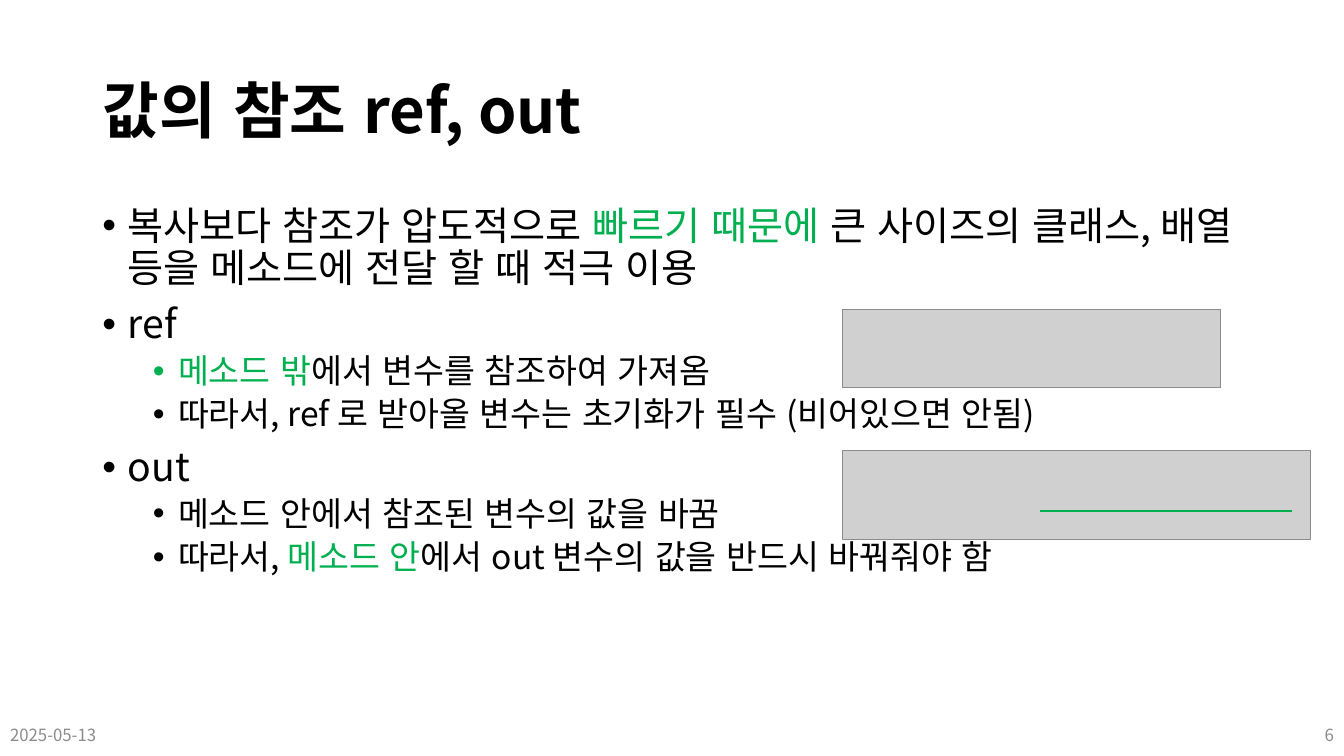
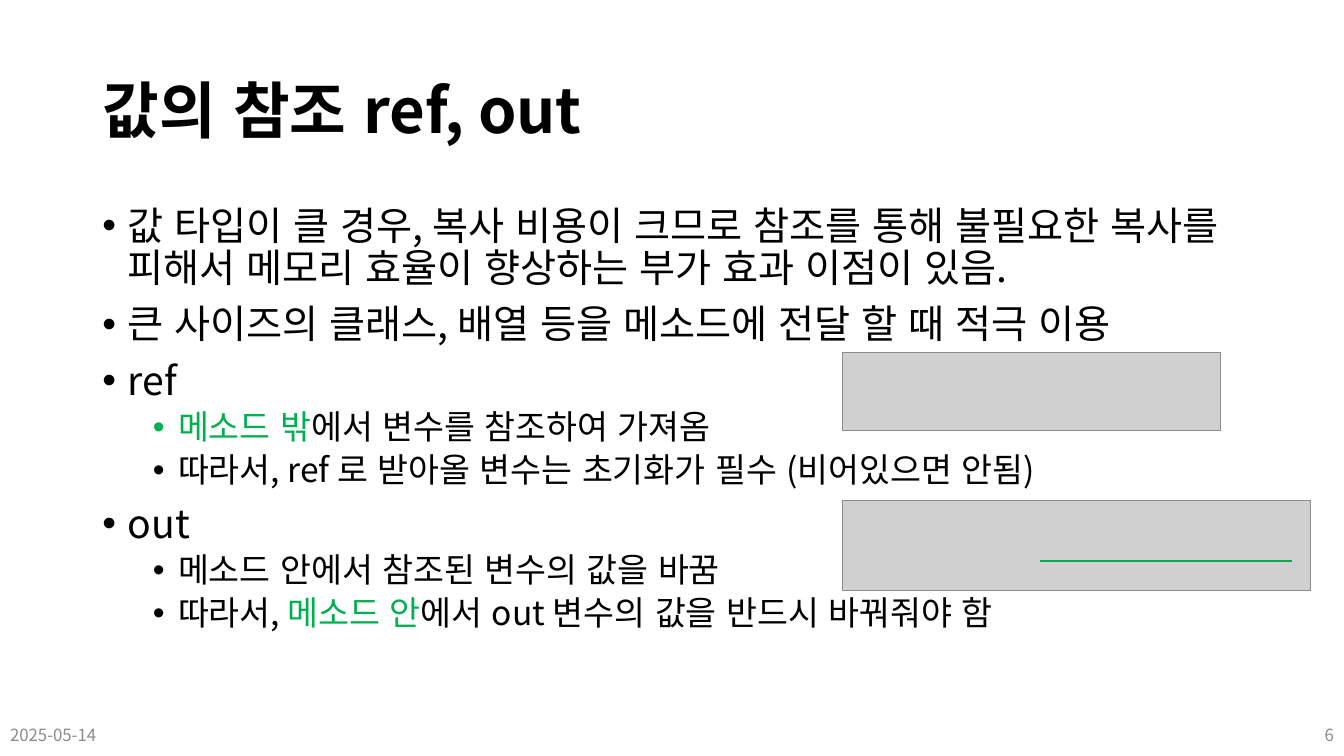
Before and after one commit to Leader-Lesson/KDT_SF_Short_5th, a slide deck: slide 6 of material/13_CSharp_심화문법 (예외처리).pptx. Drawn at 1344x756 pixels with LibreOffice and Linux fonts; fonts in the diff are those of the drawing; grey boxes stand for pictures; background and template pictures are left out. Boxes give left, top, right and bottom in pixels: in the first picture for what was removed or moved away, otherwise in the second. Text is boxed around its words. In the diff, an @@ line names an element or a change of style, - is before the commit and + after.

Commit message:
lecture : 250514

```diff
--- a/material/13_CSharp_심화문법 (예외처리).pptx
+++ b/material/13_CSharp_심화문법 (예외처리).pptx
@@ text at (128, 207, 1218, 345): text changed @@
-• 복사보다 참조가 압도적으로 빠르기 때문에 큰 사이즈의 클래스, 배열 등을 메소드에 전달 할 때 적극 이용
+• 값 타입이 클 경우, 복사 비용이 크므로 참조를 통해 불필요한 복사를 피해서 메모리 효율이 향상하는 부가 효과 이점이 있음.
+• 큰 사이즈의 클래스, 배열 등을 메소드에 전달 할 때 적극 이용
@@ picture: place and size @@
-picture at (843, 310, 1222, 388)
+picture at (843, 352, 1222, 431)
@@ picture: place and size @@
-picture at (843, 451, 1311, 540)
+picture at (843, 501, 1311, 591)
@@ line moved from (1040, 511) - (1293, 511) to (1040, 562) - (1293, 562) @@
@@ text at (10, 728, 96, 741): text changed @@
-2025-05-13
+2025-05-14
```
Also in this commit, not shown: 7 other slides changed, 27 other files.
